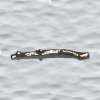
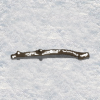
Layered file, before and after one edit (w=100, h=100). Changes by layer:
painted on "Pasted Layer" over bbox(0, 0, 100, 100)
